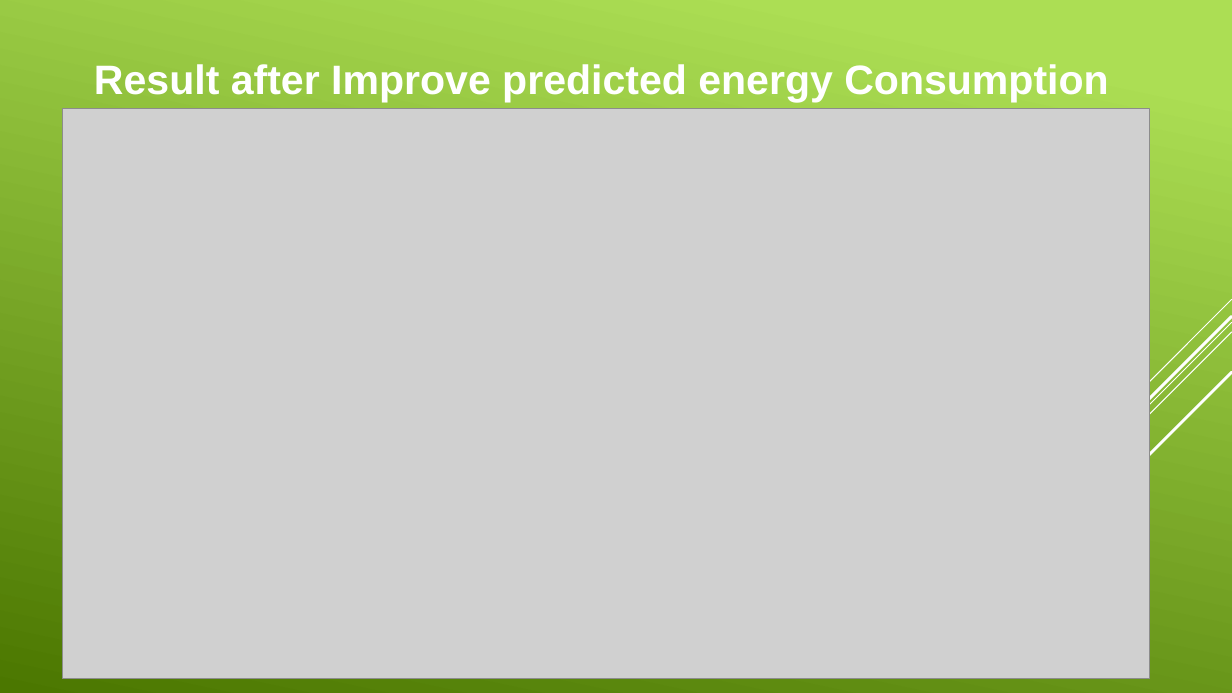
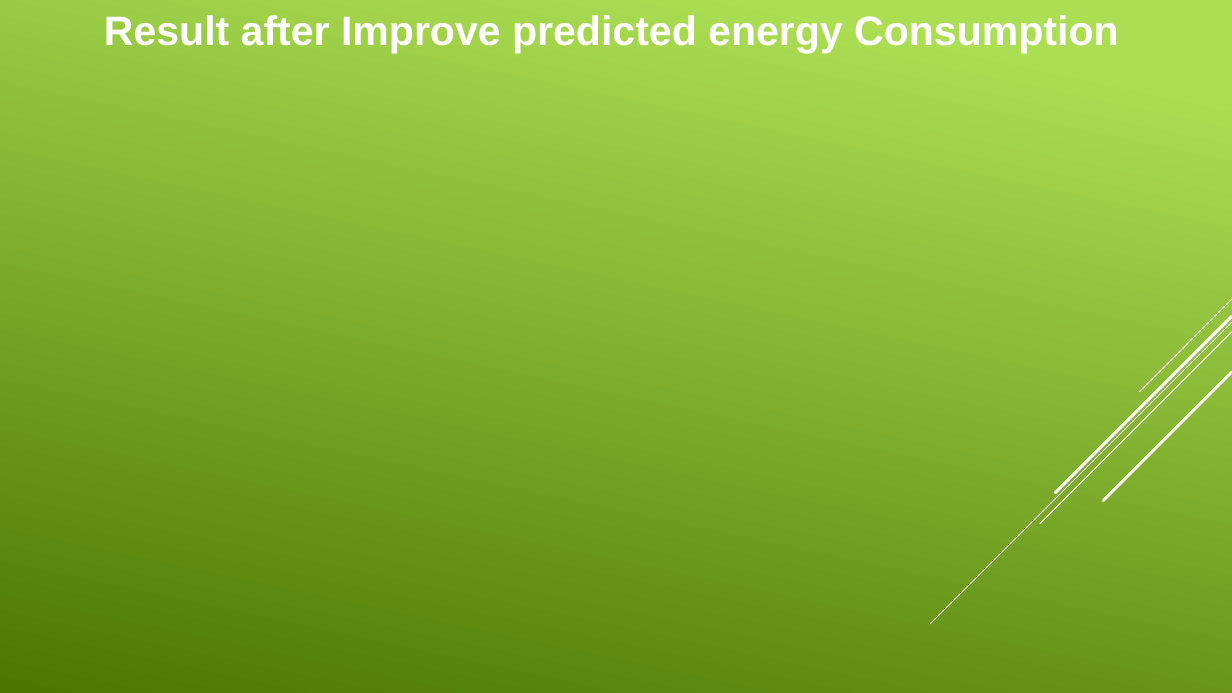
Before and after one commit to ParagShah-7/PROG8245-CSCN8010-Final-Project-Dry-Run, a slide deck: slide 7 of Final Project Presentation.pptx. Drawn at 1232x693 pixels with LibreOffice and Linux fonts; fonts in the diff are those of the drawing; grey boxes stand for pictures; background and template pictures are left out. Boxes give left, top, right and bottom in pixels: in the first picture for what was removed or moved away, otherwise in the second. Text is boxed around its words. In the diff, an @@ line names an element or a change of style, - is before the commit and + after.

```diff
--- a/Final Project Presentation.pptx
+++ b/Final Project Presentation.pptx
@@ text "Result after Improve predicted energy ...": place and size @@
-text "Result after Improve predicted energy ..." at [94,64,1108,102]
+text "Result after Improve predicted energy ..." at [104,15,1118,53]
@@ picture removed at [63,108,1150,679] @@
```
Also in this commit, not shown: 1 other slide changed, 2 slides added, 2 slides removed, 5 other files.
